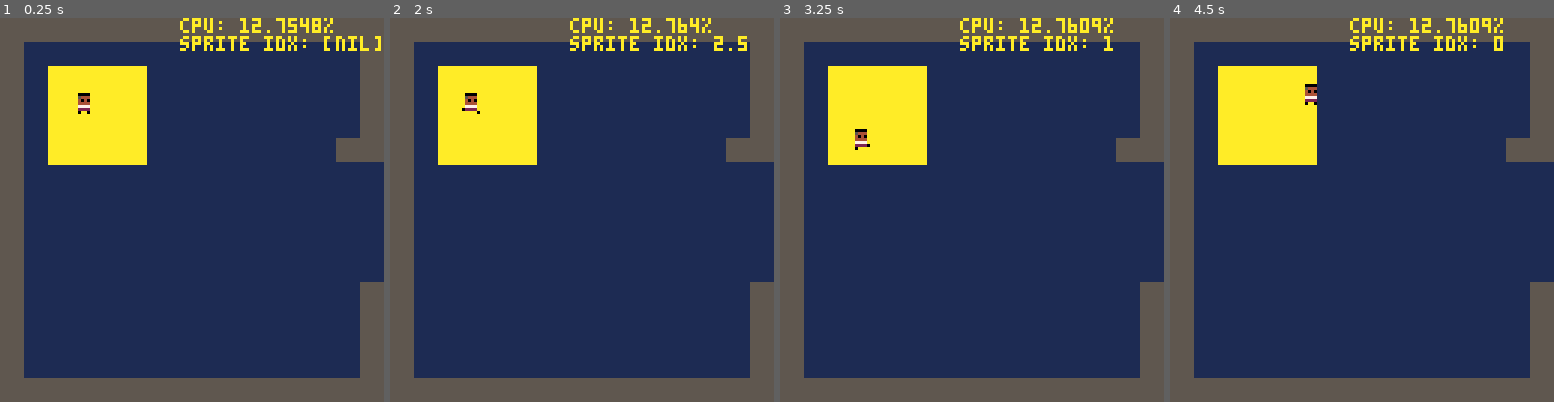
Above: before the commit, frames 1-4 (left to right).
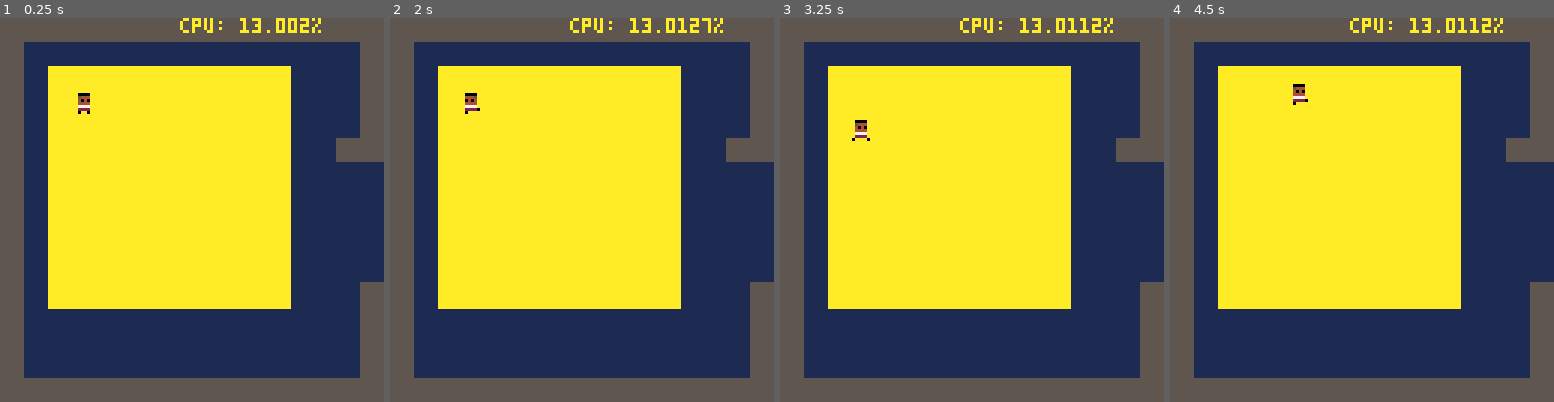
Above: after the commit, the same moments.

Repository: frojo/pico8
Game: PICO-8 cartridge carts/adventure.p8
Same seed, same stepped clock (60 frames per second), same inputs: the game is played once before the commit and once after it.
Inputs:
- Up to frame 1 (0.25 s): no input
- Up to frame 2 (2 s): tap O (Z key) at 0.33, 0.7, 1.43 s; tap X (X key) at 1.07 s; hold Left from 1.97 s (still down)
- Up to frame 3 (3.25 s): tap X (X key) every 0.33 s from 2.07 to 3.07 s; tap O (Z key) at 2.22, 3.1 s; release Left at 2.37 s; hold Down 2.42-2.82 s; hold Right from 2.87 s (still down)
- Up to frame 4 (4.5 s): tap X (X key) every 0.33 s from 3.4 to 4.4 s; release Right at 3.53 s; hold Up 3.58-4.08 s; tap O (Z key) at 3.98 s; hold Right from 4.13 s (still down)

The runs differ from the first frame. In frame 1, 34% of the frame differs, in the area x 12-100%, y 0-76%; in frame 2, 34%; in frame 3, 34%; in frame 4, 35%, in the area x 12-87%, y 0-76%.

Commit message:
a few different walking animations... can't decide which i want

Diff:
--- a/carts/adventure.p8
+++ b/carts/adventure.p8
@@ -17,6 +17,8 @@
 	players = {}
 	add(players, init_player(1))
 
+	walk_speed = .8
+
 	-- knobs for Boat Feel (TM)
 	water_drag = .01
 	wind_force = water_drag * 1.5
@@ -52,7 +54,7 @@
 
 
 
-	rectfill(16, 16, 48, 48, 10)
+	rectfill(16, 16, 96, 96, 10)
 
 
 
@@ -65,7 +67,7 @@
 
 	if debug then
 		print("               cpu: "..tostr(stat(1)*100).."%")
-		print("               sprite idx: "..tostr(curr_sprite_idx))
+		-- print("               sprite idx: "..tostr(curr_sprite_idx))
 		-- print("               player state: "..tostr(players[1].state))
 		-- print("               player x: "..tostr(players[1].x))
 		-- print("               player y: "..tostr(players[1].y))
@@ -78,7 +80,7 @@
 	local player = {}
 	player.num = num
 
-	-- 0 = walking, 1 = swimming, 2 = rowing, 3 = sailing
+	-- 0 = pedestrian, 1 = swimming, 2 = rowing, 3 = sailing
 	player.state = 0
 
 	if (num == 1) player.color = 4 -- brown
@@ -105,7 +107,7 @@
 end
 
 function move_player(player)
-	-- walking controls/movement
+	-- pedestrian controls/movement
 	-- different indexing conventions are fun
 	local pnum = player.num - 1
 	if player.state == 0 then
@@ -124,8 +126,8 @@
 		if btn(3, pnum) then
 			player.dy = 1
 		end
-		player.x += player.dx
-		player.y += player.dy
+		player.x += player.dx * walk_speed
+		player.y += player.dy * walk_speed
 		return
 	end
 
@@ -272,7 +274,7 @@
 	end
 end
 
-function draw_player_walking(player)
+function draw_player_pedestrian(player)
 	-- player sprite is drawn on lblue bg
 	palt(0, false)
 	palt(12, true)
@@ -284,11 +286,16 @@
 			spr(33, player.x, player.y)
 		end
 	else
+	-- walking animation
+		local flipx = player.dx < 0
 		local frames_per_sprite = 2
-		local sprite_indices = {35, 36, 37, 38}
+		-- local sprite_indices = {36, 37, 38, 39}
+		local sprite_indices = {40, 41, 42, 43}
+		-- local sprite_indices = {52, 53, 54, 55}
+		-- local sprite_indices = {56, 57, 58, 59}
 		local num_sprites = #sprite_indices
-		curr_sprite_idx = (t % (frames_per_sprite * num_sprites)) / frames_per_sprite
-		spr(sprite_indices[flr(curr_sprite_idx)+1], player.x, player.y)
+		local curr_sprite_idx = (t % (frames_per_sprite * num_sprites)) / frames_per_sprite
+		spr(sprite_indices[flr(curr_sprite_idx)+1], player.x, player.y, 1, 1, flipx)
 	end
 	-- reset palette
 	palt()
@@ -297,7 +304,7 @@
 
 function draw_player(player)
 	if player.state == 0 then
-		draw_player_walking(player)
+		draw_player_pedestrian(player)
 	-- player is sailing
 	elseif player.state == 3 then
 		-- the boat sprites just happen to be in the beginning of
@@ -373,22 +380,22 @@
 11111111555555550000000000000000000000000000000000000000000000000000000000000000000000000000000000000000000000000000000000000000
 11111111555555550000000000000000000000000000000000000000000000000000000000000000000000000000000000000000000000000000000000000000
 11111111555555550000000000000000000000000000000000000000000000000000000000000000000000000000000000000000000000000000000000000000
-cccccccccccccccccccccccccccccccccccccccccccccccccccccccccccccccccccccccccccccccccccccccccccccccccccccccccccccccc0000000000000000
-cc0000cccccccccccc0000cccc0000cccc0000cccc0000cccc0000cccc0000cccc0000cccc0000cccc0000cccc0000cccc0000cccc0000cc0000000000000000
-cc5444cccc0000cccc5444cccc5444cccc5444cccc5444cccc5444cccc5444cccc5444cccc5444cccc5444cccc5444cccc5444cccc5444cc0000000000000000
-cc4040cccc5444cccc4040cccc4040cccc4040cccc4040cccc4040cccc4040cccc4040cccc4040cccc4040cccc4040cccc4040cccc4040cc0000000000000000
-cc4444cccc4040cccc4444cccc4444cccc4444cccc4444cccc4444cccc4444cccc4444cccc4444cccc4444cccc4444cccc4444cccc4444cc0000000000000000
-cc7777cccc4444cccc7777cccc7777cccc7777cccc7777cccc7777cccc7777cccc7777cccc7777cccc7777cccc7777cccc7777cccc7777cc0000000000000000
-cc2222cccc7777cccc2222cccc2222cccc22220cc02222ccc02222cccc2222cccc2222cccc22220cc02222ccc02222cccc2222cccc2222cc0000000000000000
-cc0cc0cccc0cc0cccc0cc0cccc0cc0cccc0ccccccccccc0cccccc0ccc0ccc0cccc0cc0cccc0ccccccccccc0cccccc0ccc0ccc0cccc0cc0cc0000000000000000
-555555cc000000000000000000000000000000000000000000000000000000000000000000000000000000000000000000000000000000000000000000000000
-55555555000000000000000000000000000000000000000000000000000000000000000000000000000000000000000000000000000000000000000000000000
-55444455000000000000000000000000000000000000000000000000000000000000000000000000000000000000000000000000000000000000000000000000
-54044055000000000000000000000000000000000000000000000000000000000000000000000000000000000000000000000000000000000000000000000000
-544444cc000000000000000000000000000000000000000000000000000000000000000000000000000000000000000000000000000000000000000000000000
-c1111ccc000000000000000000000000000000000000000000000000000000000000000000000000000000000000000000000000000000000000000000000000
-c7cc7ccc000000000000000000000000000000000000000000000000000000000000000000000000000000000000000000000000000000000000000000000000
-cccccccc000000000000000000000000000000000000000000000000000000000000000000000000000000000000000000000000000000000000000000000000
+cccccccccccccccccccccccccccccccccccccccccccccccccccccccccccccccccccccccccccccccccccccccccccccccc00000000000000000000000000000000
+cc0000cccccccccccc0000cccc0000cccc0000cccc0000cccc0000cccc0000cccc0000cccc0000cccc0000cccc0000cc00000000000000000000000000000000
+cc5444cccc0000cccc5444cccc5444cccc5444cccc5444cccc5444cccc5444cccc5444cccc5444cccc5444cccc5444cc00000000000000000000000000000000
+cc4040cccc5444cccc4040cccc4040cccc4040cccc4040cccc4040cccc4040cccc4040cccc4040cccc4040cccc4040cc00000000000000000000000000000000
+cc4444cccc4040cccc4444cccc4444cccc4444cccc4444cccc4444cccc4444cccc4444cccc4444cccc4444cccc4444cc00000000000000000000000000000000
+cc7777cccc4444cccc7777cccc7777cccc7777cccc7777cccc7777cccc7777cccc7777cccc7777cccc7777cccc7777cc00000000000000000000000000000000
+cc2222cccc7777cccc2222cccc2222cccc2222cccc0222cccc2222cccc2222cccc22220ccc2222ccc02222cccc2222cc00000000000000000000000000000000
+cc0cc0cccc0cc0cccc0cc0cccc0cc0ccc0ccc0ccccccc0cccc0ccccccc0ccc0ccc0cccccc0cccc0cccccc0ccc0cccc0c00000000000000000000000000000000
+555555cc000000000000000000000000cccccccccccccccccccccccccccccccccccccccccccccccccccccccccccccccc00000000000000000000000000000000
+55555555000000000000000000000000cc0000cccc0000cccc0000cccc0000cccc0000cccc0000cccc0000cccc0000cc00000000000000000000000000000000
+55444455000000000000000000000000cc5444cccc5444cccc5444cccc5444cccc5444cccc5444cccc5444cccc5444cc00000000000000000000000000000000
+54044055000000000000000000000000cc4040cccc4040cccc4040cccc4040cccc4040cccc4040cccc4040cccc4040cc00000000000000000000000000000000
+544444cc000000000000000000000000cc4444cccc4444cccc4444cccc4444cccc4444cccc4444cccc4444cccc4444cc00000000000000000000000000000000
+c1111ccc000000000000000000000000cc7777cccc7777cccc7777cccc7777cccc7777cccc7777cccc7777cccc7777cc00000000000000000000000000000000
+c7cc7ccc000000000000000000000000cc2222cccc2222cccc2222cccc2222cccc22220cc02222cccc22220cc02222cc00000000000000000000000000000000
+cccccccc000000000000000000000000c0ccc0cccc0cc0cccc0ccc0ccc0cc0cccc0cccccccccc0cccc0cccccccccc0cc00000000000000000000000000000000
 __gff__
 0000000000000004080108000000000000010000000000000000000000000000000000000000000000000000000000000000000000000000000000000000000000000000000000000000000000000000000000000000000000000000000000000000000000000000000000000000000000000000000000000000000000000000
 0000000000000000000000000000000000000000000000000000000000000000000000000000000000000000000000000000000000000000000000000000000000000000000000000000000000000000000000000000000000000000000000000000000000000000000000000000000000000000000000000000000000000000
